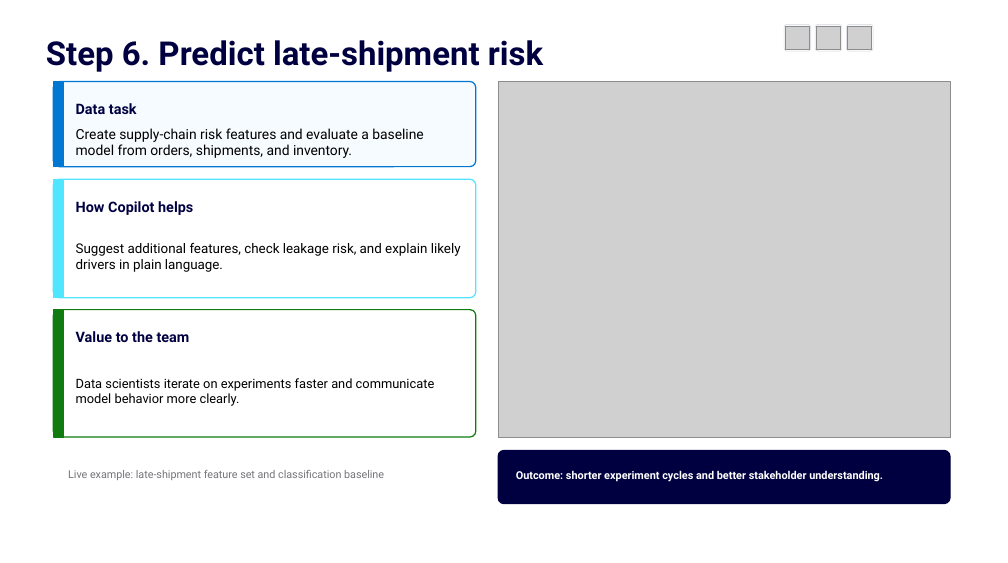
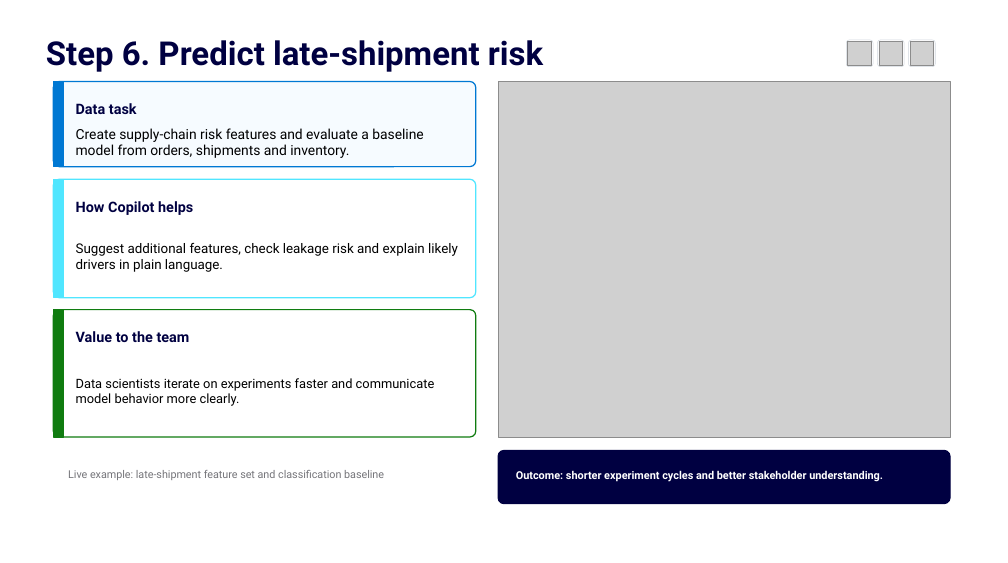
Before and after one commit to jordanbean-msft/github-copilot-for-data-professionals, a slide deck: slide 10 of deck/github-copilot-for-data-professionals.pptx. Drawn at 1008x563 pixels with LibreOffice and Linux fonts; fonts in the diff are those of the drawing; grey boxes stand for pictures; background and template pictures are left out. Boxes give left, top, right and bottom in pixels: in the first picture for what was removed or moved away, otherwise in the second. Text is boxed around its words. In the diff, an @@ line names an element or a change of style, - is before the commit and + after.

```diff
--- a/deck/github-copilot-for-data-professionals.pptx
+++ b/deck/github-copilot-for-data-professionals.pptx
@@ 3 pictures, 1 rounded rectangle moved together from (x1=784, y1=24, x2=872, y2=51) to (x1=846, y1=40, x2=934, y2=67) @@
@@ rounded rectangle moved from (x1=815, y1=24, x2=842, y2=51) to (x1=878, y1=40, x2=904, y2=67) @@
@@ rounded rectangle moved from (x1=846, y1=24, x2=873, y2=51) to (x1=909, y1=40, x2=935, y2=67) @@
@@ text at (x1=76, y1=128, x2=423, y2=158): text changed @@
-Create supply-chain risk features and evaluate a baseline model from orders, shipments, and inventory.
+Create supply-chain risk features and evaluate a baseline model from orders, shipments and inventory.
@@ text at (x1=76, y1=243, x2=458, y2=272): text changed @@
-Suggest additional features, check leakage risk, and explain likely drivers in plain language.
+Suggest additional features, check leakage risk and explain likely drivers in plain language.
```
Also in this commit, not shown: 10 other slides changed, 4 other files.
